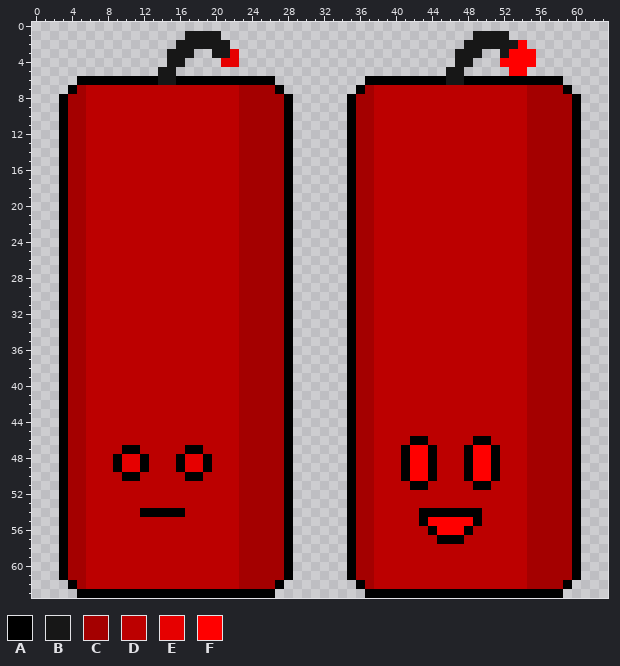
One commit to this pixel-art sprite: Assets/Sprites/Enemy/Dynamite.png. Above, as it was before the edit.
The file is 64x64 pixels.
Palette (. is transparent): A #000000  B #171717  C #a40000  D #bc0000  E #e60000  F #ff0000
Pixels before (only the part around the change), first column x 31:
42 ....ACCDDDDDDDDDDDDDDDDDCCCCCA...
43 ....ACCDDDDDDDDDDDDDDDDDCCCCCA...
44 ....ACCDDDDDDDDDDDDDDDDDCCCCCA...
45 ....ACCDDDDDDDDDDDDDDDDDCCCCCA...
46 ....ACCDDDDAADDDDDAADDDDCCCCCA...
47 ....ACCDDDAFFADDDAFFADDDCCCCCA...
48 ....ACCDDDAFFADDDAFFADDDCCCCCA...
49 ....ACCDDDAFFADDDAFFADDDCCCCCA...
50 ....ACCDDDAFFADDDAFFADDDCCCCCA...
51 ....ACCDDDDAADDDDDAADDDDCCCCCA...
52 ....ACCDDDDDDDDDDDDDDDDDCCCCCA...
53 ....ACCDDDDDDDDDDDDDDDDDCCCCCA...
54 ....ACCDDDDDAAAAAAADDDDDCCCCCA...
55 ....ACCDDDDDAFFFFFADDDDDCCCCCA...
56 ....ACCDDDDDDAFFFADDDDDDCCCCCA...
57 ....ACCDDDDDDDAAADDDDDDDCCCCCA...
58 ....ACCDDDDDDDDDDDDDDDDDCCCCCA...
59 ....ACCDDDDDDDDDDDDDDDDDCCCCCA...
60 ....ACCDDDDDDDDDDDDDDDDDCCCCCA...
61 ....ACCDDDDDDDDDDDDDDDDDCCCCCA...
62 .....ACDDDDDDDDDDDDDDDDDCCCCA....
63 ......AAAAAAAAAAAAAAAAAAAAAA.....
After the commit:
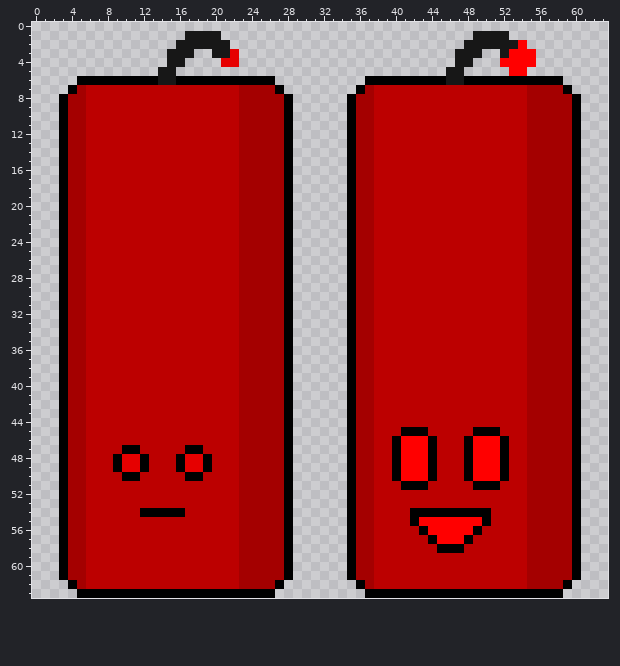
What changed:
Changed rows in their new state; - is an unchanged pixel.
first column x 40:
45 -AAA-----AAA-
46 AFFFA---AFFFA
47 AF---------FA
48 AF---------FA
49 AF---------FA
50 AF---------FA
51 -A---------A-
54 --A-------A--
55 --AF-----FA--
56 ---AF---FA---
57 ----AFFFA----
58 -----AAA-----
Changed places in both pictures, as pixel boxes (x1, y1, x2, y2):
changed: (392, 427, 509, 553)
